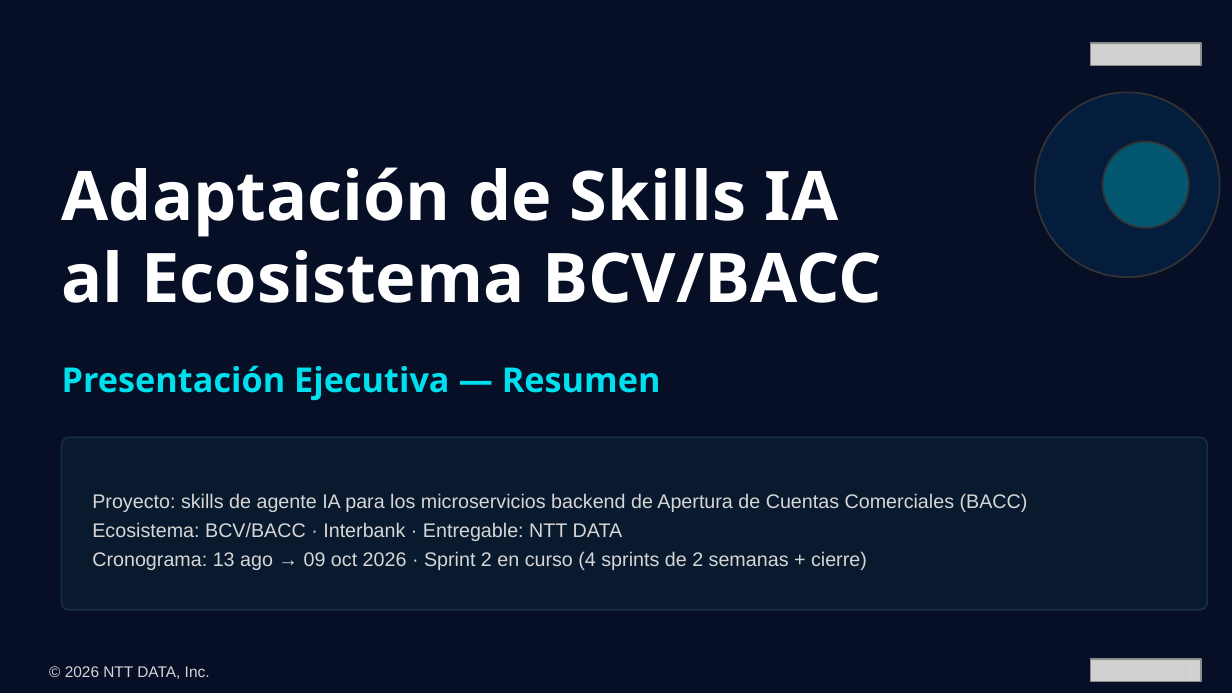
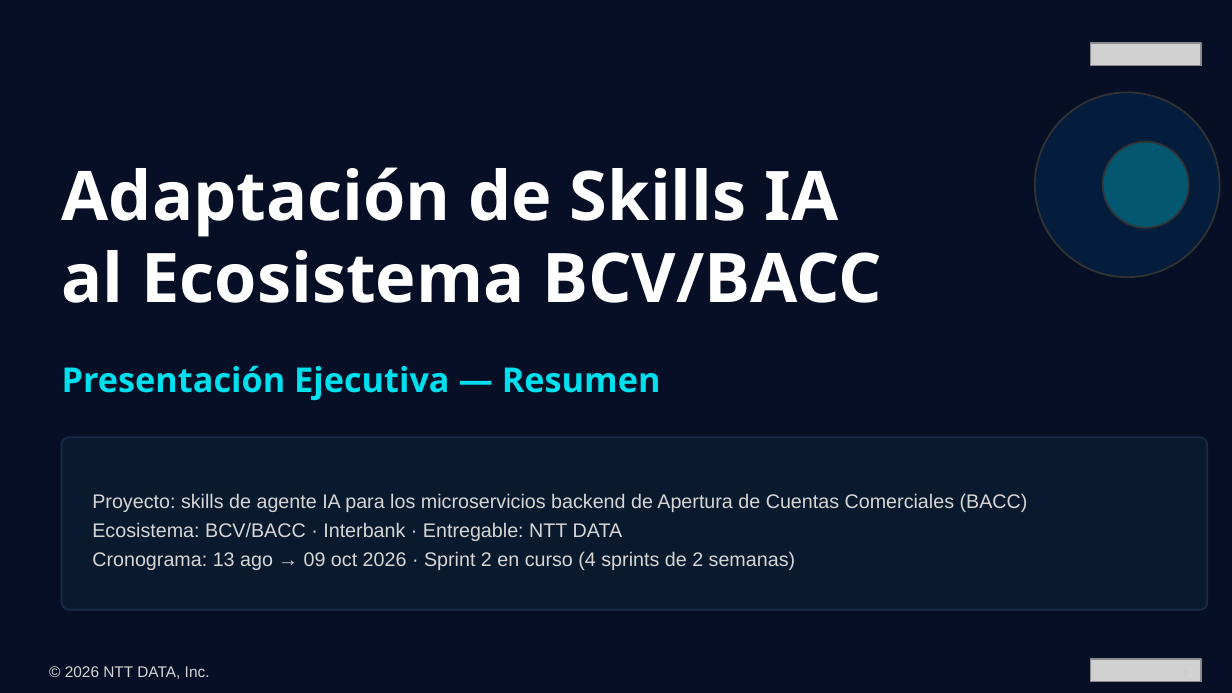
Before and after one commit to Jose-Mejia-NTT/skills-assi-comercial, a slide deck: slide 1 of presentations/presentacion-ejecutiva-skills-ia-bcv-resumen.pptx. Drawn at 1232x693 pixels with LibreOffice and Linux fonts; fonts in the diff are those of the drawing; grey boxes stand for pictures. Boxes give left, top, right and bottom in pixels: in the first picture for what was removed or moved away, otherwise in the second. Text is boxed around its words. In the diff, an @@ line names an element or a change of style, - is before the commit and + after.

```diff
--- a/presentations/presentacion-ejecutiva-skills-ia-bcv-resumen.pptx
+++ b/presentations/presentacion-ejecutiva-skills-ia-bcv-resumen.pptx
@@ text at (92,551,795,570): text changed @@
-Cronograma: 13 ago → 09 oct 2026 · Sprint 2 en curso (4 sprints de 2 semanas + cierre)
+Cronograma: 13 ago → 09 oct 2026 · Sprint 2 en curso (4 sprints de 2 semanas)
```
Also in this commit, not shown: 2 other slides changed, 5 other files.
